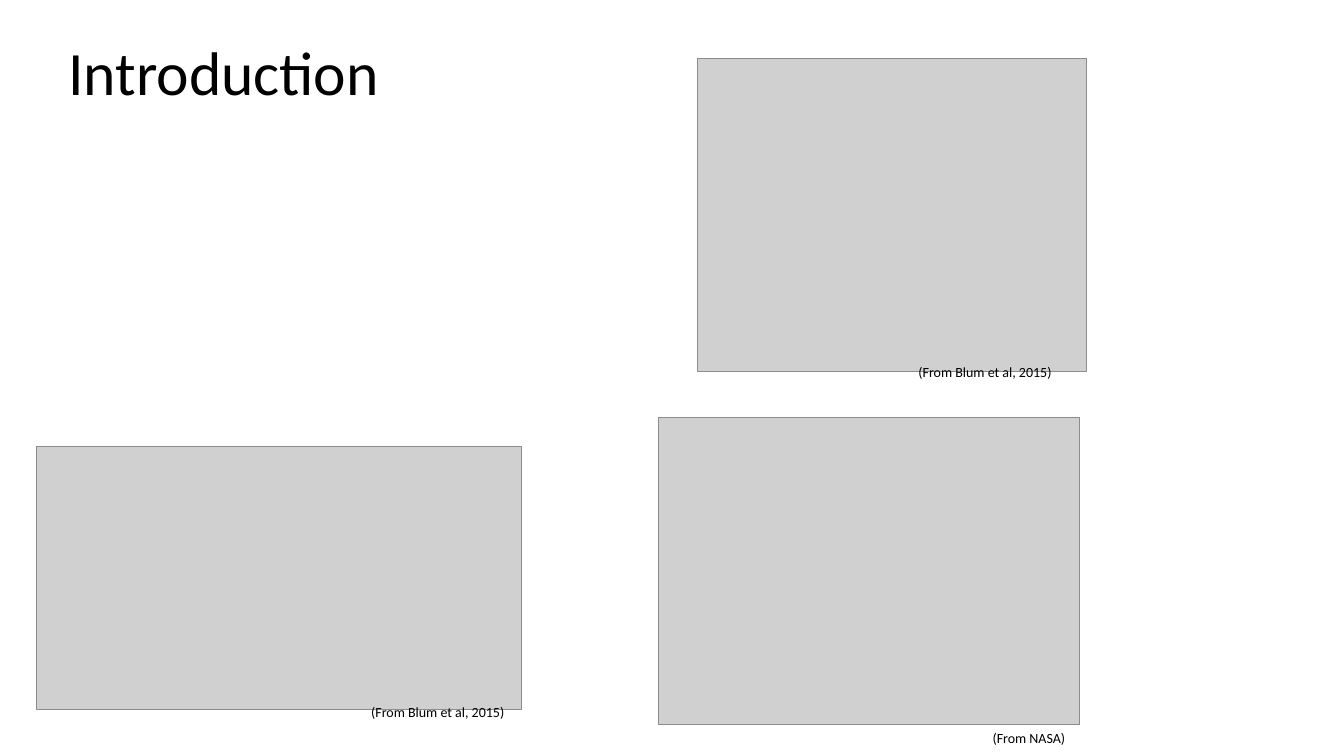
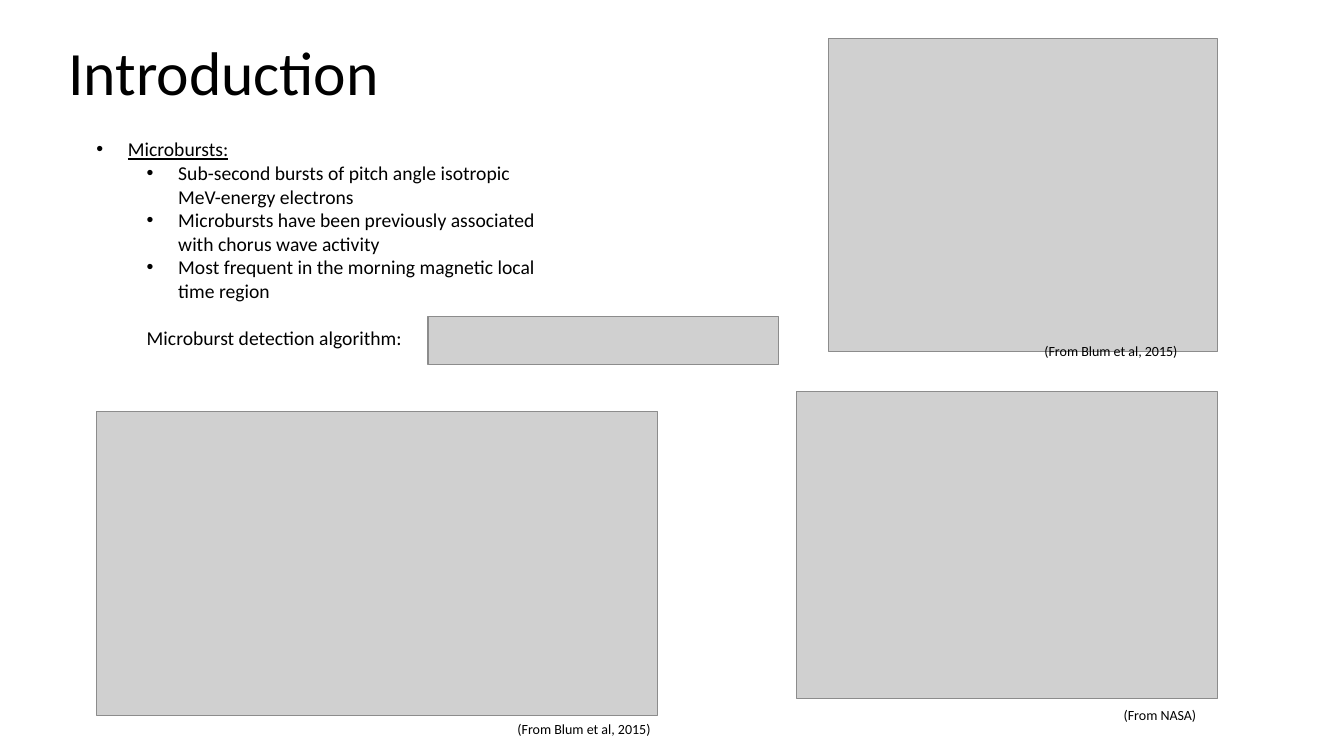
Before and after one commit to conradmr98/lasp-microburst-research, a slide deck: slide 4 of sampexlib/Concept Summaries/AGU Research Presentation (15min).pptx. Drawn at 1344x756 pixels with LibreOffice and Linux fonts; fonts in the diff are those of the drawing; grey boxes stand for pictures. Boxes give left, top, right and bottom in pixels: in the first picture for what was removed or moved away, otherwise in the second. Text is boxed around its words. In the diff, an @@ line names an element or a change of style, - is before the commit and + after.

Commit message:
Updated code and AGU powerpoint presentation

```diff
--- a/sampexlib/Concept Summaries/AGU Research Presentation (15min).pptx
+++ b/sampexlib/Concept Summaries/AGU Research Presentation (15min).pptx
@@ picture: place and size @@
-picture at [698,58,1086,372]
+picture at [829,38,1217,352]
@@ text added at [128,142,535,349], 14 pt, text #000000 @@
+• Microbursts:
+  • Sub-second bursts of pitch angle isotropic MeV-energy electrons
+  • Microbursts have been previously associated with chorus wave activity
+  • Most frequent in the morning magnetic local time region
+  Microburst detection algorithm:
@@ picture added at [429,317,779,364] @@
@@ text "(From Blum et al, 2015)": place and size @@
-text "(From Blum et al, 2015)" at [918,367,1052,381]
+text "(From Blum et al, 2015)" at [1044,346,1178,360]
@@ picture: place and size @@
-picture at [36,447,521,710]
+picture at [97,411,657,715]
@@ picture: place and size @@
-picture at [659,418,1080,725]
+picture at [798,392,1218,699]
@@ text "(From Blum et al, 2015)": place and size @@
-text "(From Blum et al, 2015)" at [371,707,505,721]
+text "(From Blum et al, 2015)" at [517,724,651,736]
@@ text "(From NASA)": place and size @@
-text "(From NASA)" at [993,733,1065,745]
+text "(From NASA)" at [1124,710,1197,722]
```
Also in this commit, not shown: 7 other slides changed, 2 other files.
